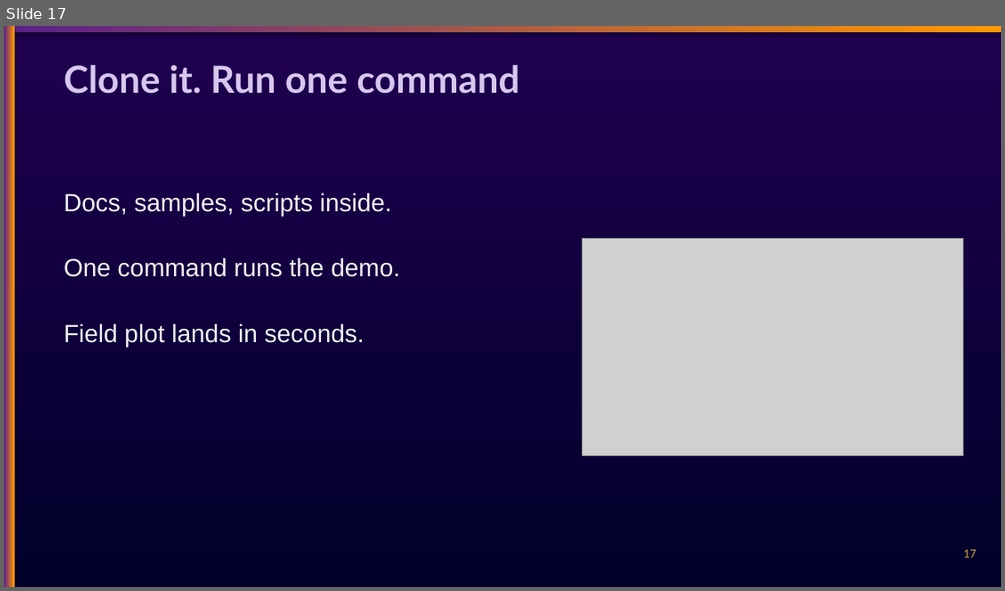
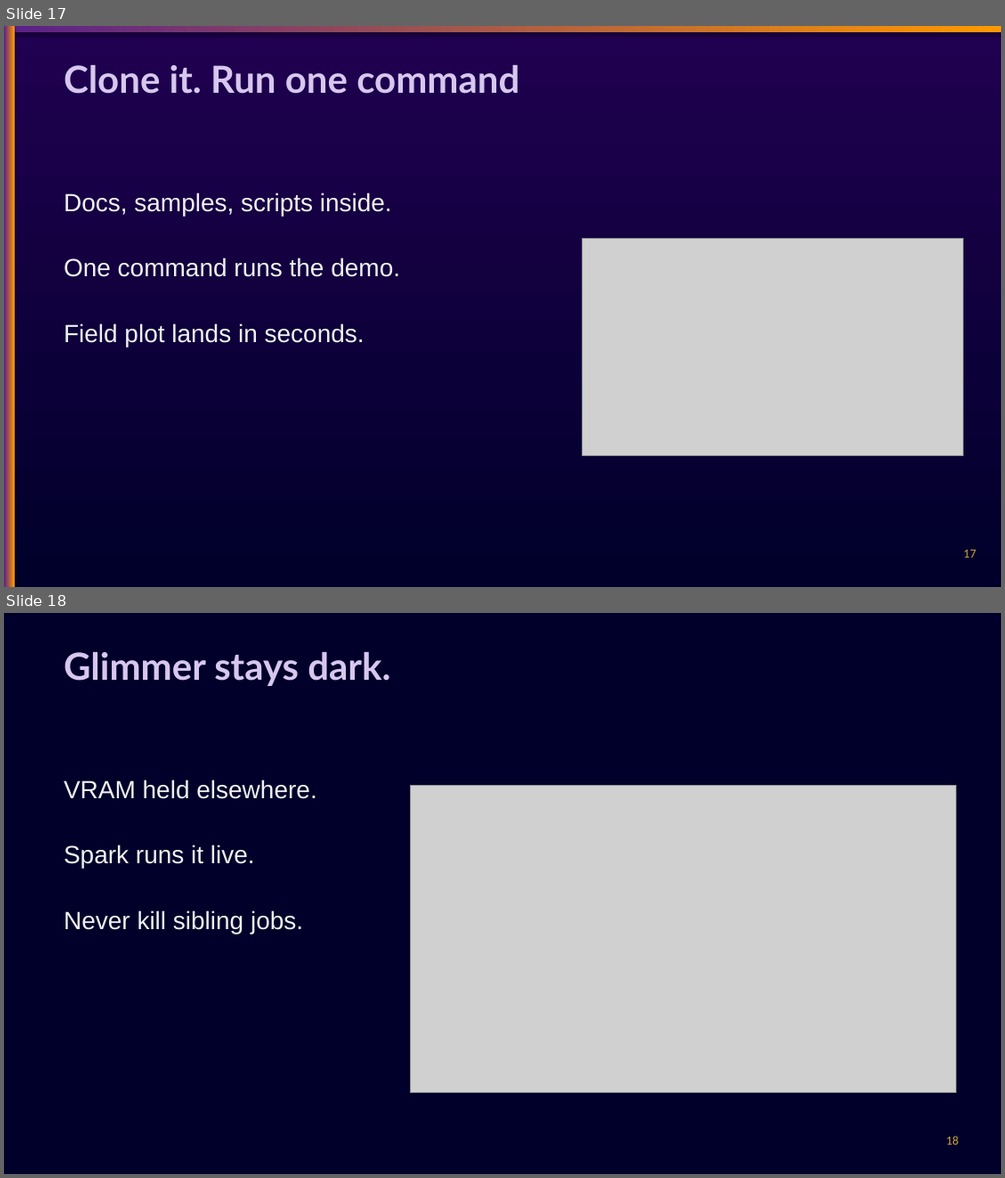
Before and after one commit to chasko-labs/nfl-big-data-bowl-2027, a slide deck: deck/unified.pptx. Shown one above the other, each under a label of ours: slide 17 before the commit, slides 17 and 18 after it. The pictures are 1005x591 and 1005x1178 pixels, drawn with LibreOffice and Linux fonts; fonts in the diff are those of the drawing; grey boxes stand for pictures. Boxes give left, top, right and bottom in pixels: in the first picture for what was removed or moved away, otherwise in the second. Text is boxed around its words. In the diff, an @@ line names an element or a change of style, - is before the commit and + after.

Commit message:
deck: 5 backup slides 18-22 plus attendee handout

```diff
--- a/deck/unified.pptx
+++ b/deck/unified.pptx
@@ slide 18 added at (4,613,1001,1174), background #00002A @@
@@ text added at (64,651,390,686), 36 pt, text #D7C7EE, bold @@
+Glimmer stays dark.
@@ text added at (64,779,316,933), 24 pt, text #F0F0F0 @@
+VRAM held elsewhere.
+Spark runs it live.
+Never kill sibling jobs.
@@ picture added at (410,785,956,1093) @@
@@ text added at (946,1135,958,1144), 12 pt, text #C9A23F @@
+18
```
Also in this commit, not shown: 4 other slides added, 3 other files.
